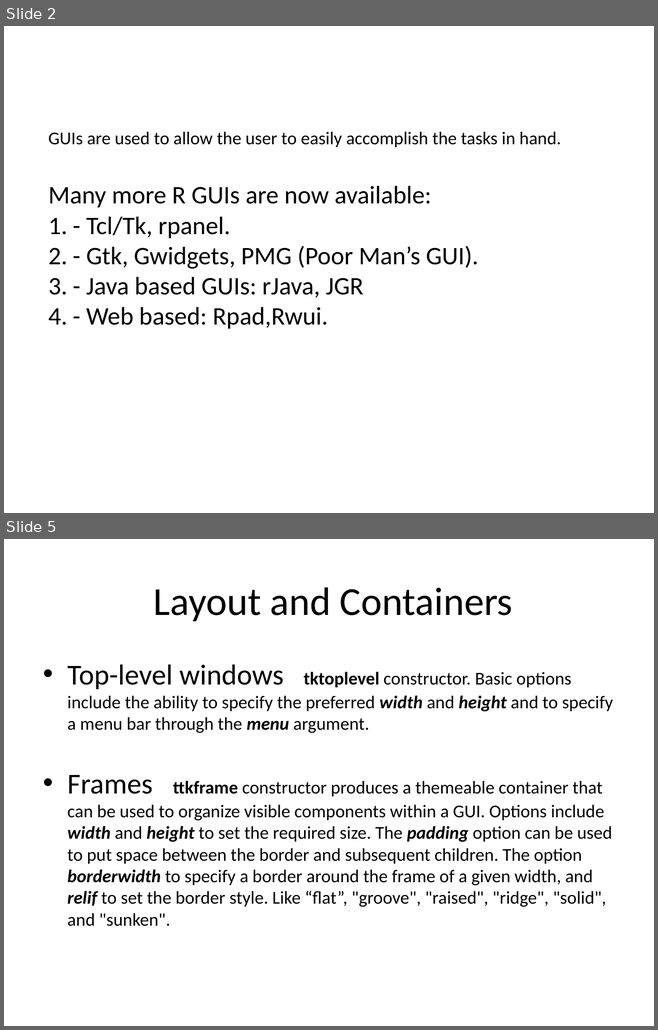
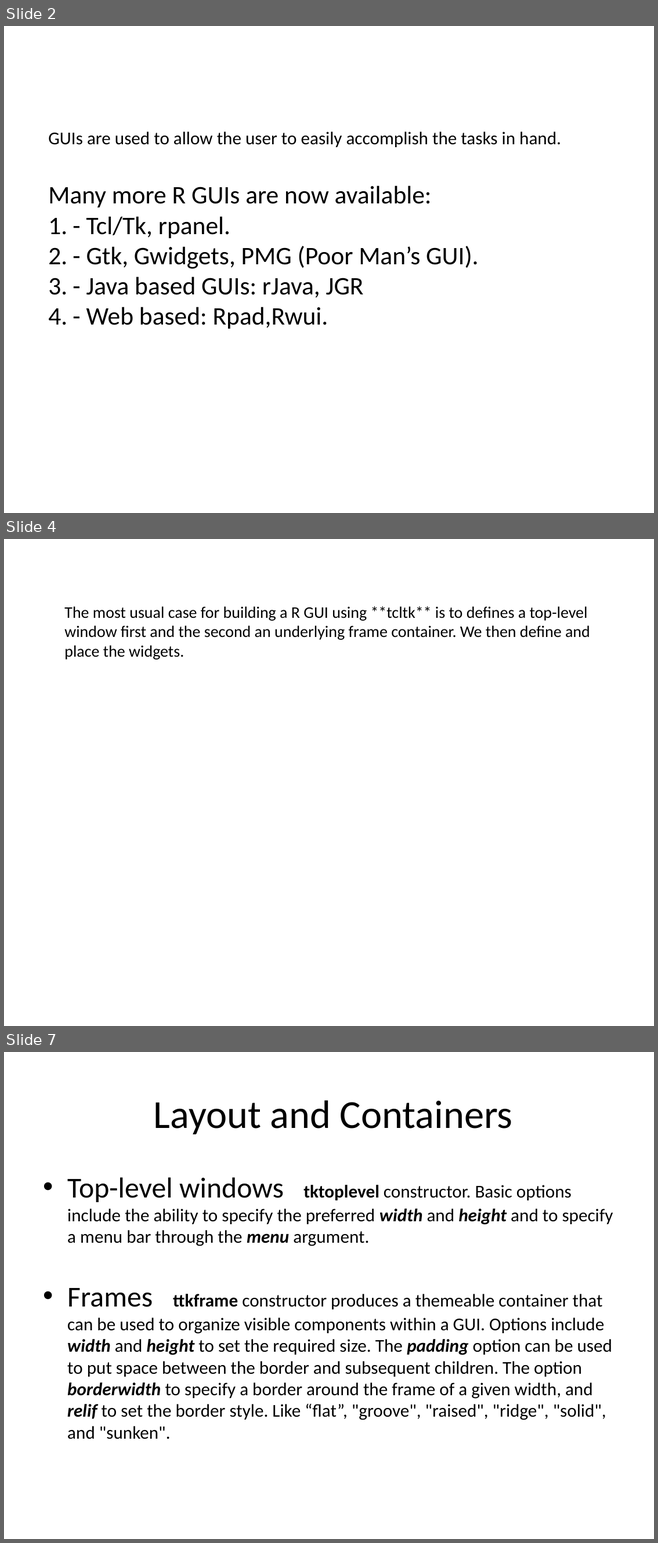
Before and after one commit to haoeric/haoeric.github.io, a slide deck: R GUI building .pptx. Shown one above the other, each under a label of ours: slides 2 and 5 before the commit, slides 2, 4 and 7 after it; the slides between them are not shown. The pictures are 658x1030 and 658x1543 pixels, drawn with LibreOffice and Linux fonts; fonts in the diff are those of the drawing. Boxes give left, top, right and bottom in pixels: in the first picture for what was removed or moved away, otherwise in the second. Text is boxed around its words. In the diff, an @@ line names an element or a change of style, - is before the commit and + after.

Commit message:
update the package building and  GUI slides

```diff
--- a/R GUI building .pptx
+++ b/R GUI building .pptx
@@ slide 4 added at (4,539,654,1026), background #FFFFFF @@
@@ text added at (64,606,590,660), 18 pt, text #000000 @@
+The most usual case for building a R GUI using **tcltk** is to defines a top-level window first and the second an underlying frame container. We then define and place the widgets.
@@ what was slide 5 is now slide 7 @@
```
Also in this commit, not shown: 2 slides changed, 1 other slide added, 3 other files.
